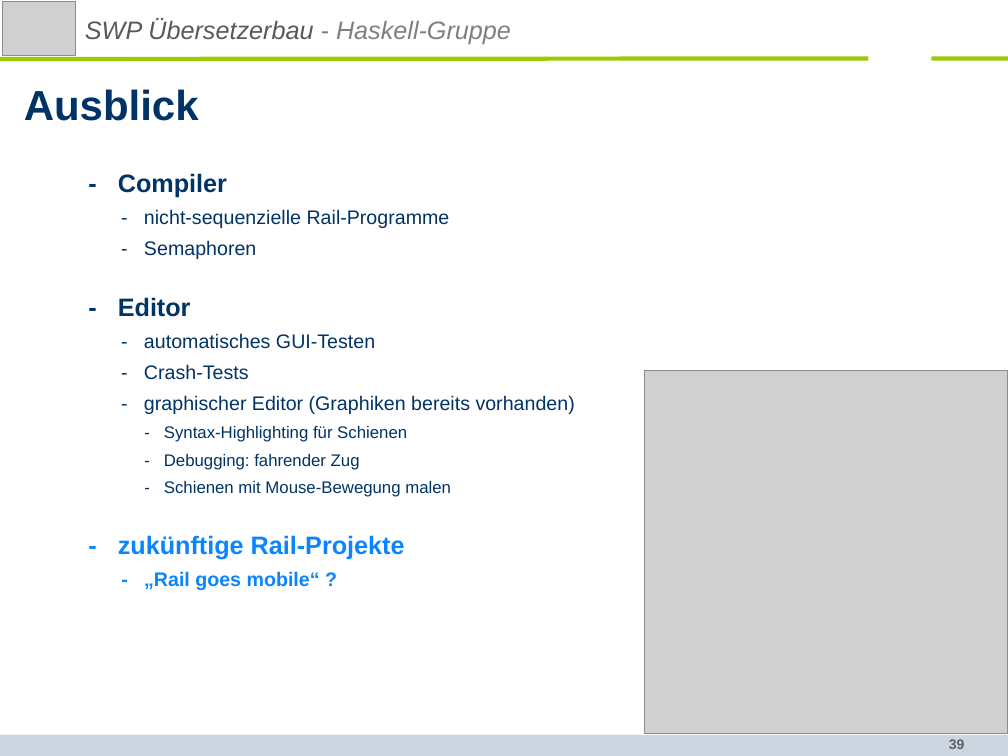
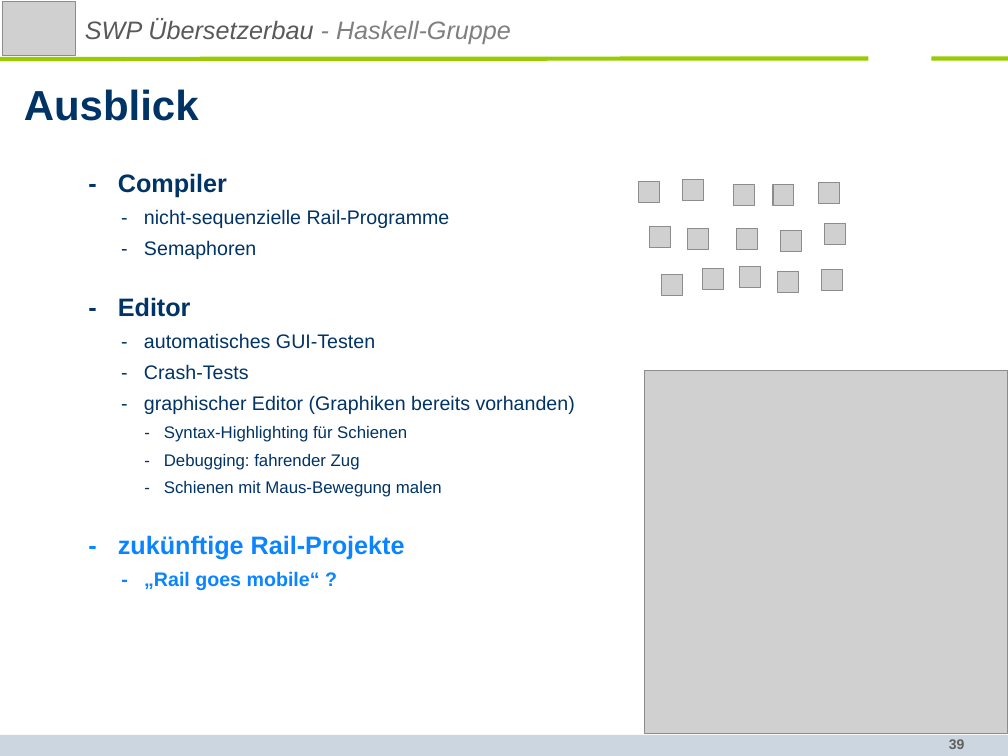
Before and after one commit to SWP-Ubau-SoSe2014-Haskell/SWPSoSe14, a slide deck: slide 39 of documentation/SWPSoSe14MS3.ppt. Drawn at 1008x756 pixels with LibreOffice and Linux fonts; fonts in the diff are those of the drawing; grey boxes stand for pictures; background and template pictures are left out. Boxes give left, top, right and bottom in pixels: in the first picture for what was removed or moved away, otherwise in the second. Text is boxed around its words. In the diff, an @@ line names an element or a change of style, - is before the commit and + after.

```diff
--- a/documentation/SWPSoSe14MS3.ppt
+++ b/documentation/SWPSoSe14MS3.ppt
@@ picture added at box(682, 179, 704, 201) @@
@@ picture added at box(639, 181, 660, 203) @@
@@ picture added at box(733, 184, 754, 206) @@
@@ picture added at box(773, 184, 794, 206) @@
@@ picture added at box(818, 182, 840, 204) @@
@@ picture added at box(649, 227, 670, 248) @@
@@ picture added at box(687, 229, 709, 250) @@
@@ picture added at box(737, 229, 758, 250) @@
@@ picture added at box(780, 230, 801, 251) @@
@@ picture added at box(825, 224, 846, 245) @@
@@ picture added at box(703, 268, 724, 289) @@
@@ picture added at box(740, 267, 761, 288) @@
@@ picture added at box(661, 274, 682, 295) @@
@@ picture added at box(777, 271, 798, 292) @@
@@ picture added at box(822, 270, 843, 291) @@
@@ text at box(164, 481, 442, 497): text changed @@
-- Schienen mit Mouse-Bewegung malen
+- Schienen mit Maus-Bewegung malen
```
Also in this commit, not shown: 5 other slides changed.
